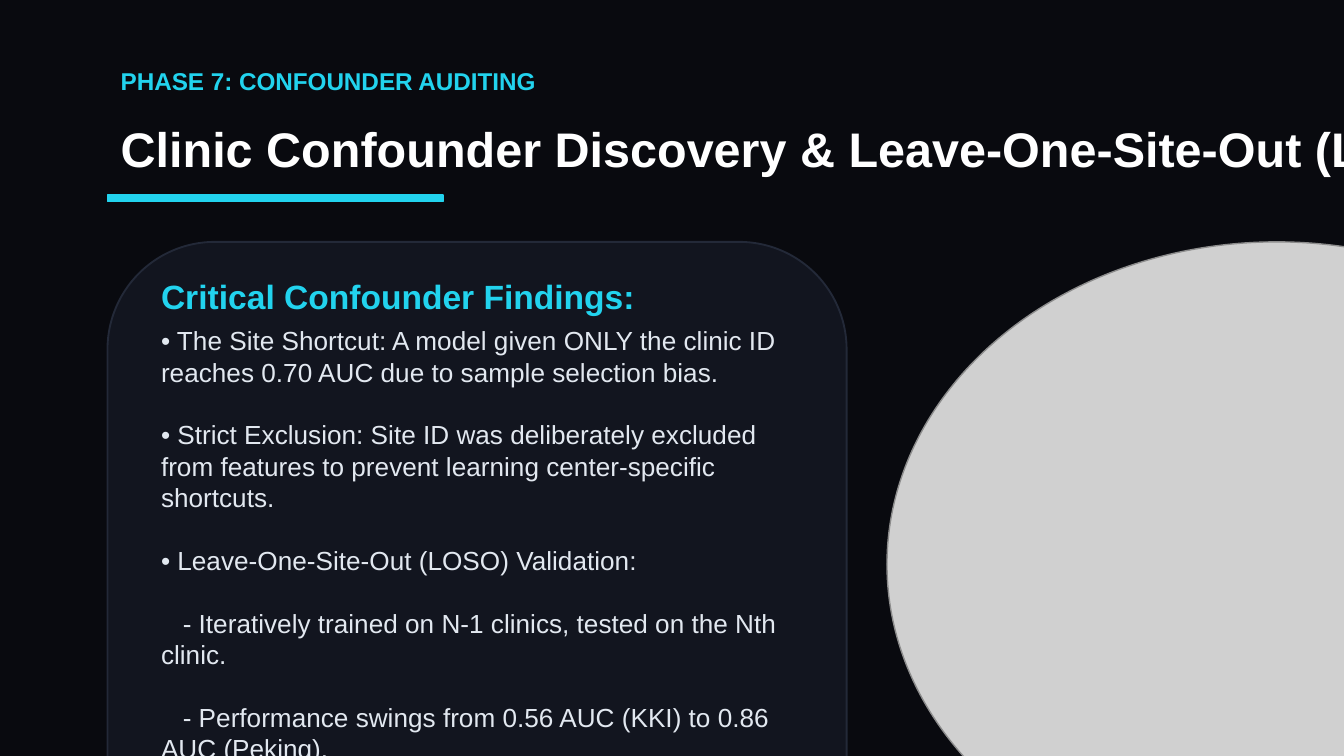
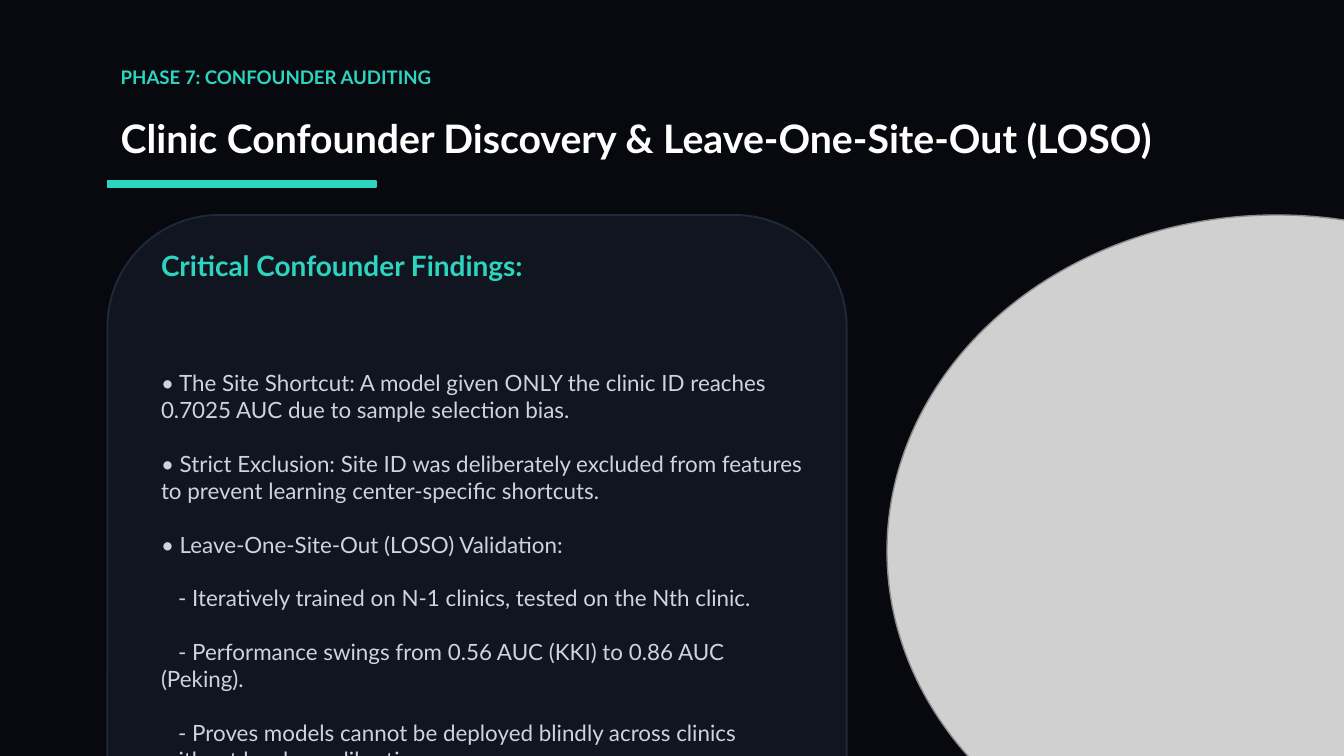
Before and after one commit to Harivaishnavi28192/NeuroADHD, a slide deck: slide 11 of reports/NeuroADHD_Presentation.pptx. Drawn at 1344x756 pixels with LibreOffice and Linux fonts; fonts in the diff are those of the drawing; grey boxes stand for pictures. Boxes give left, top, right and bottom in pixels: in the first picture for what was removed or moved away, otherwise in the second. Text is boxed around its words. In the diff, an @@ line names an element or a change of style, - is before the commit and + after.

Commit message:
Refactor presentation typography, font sizes, and minimal closing slide

```diff
--- a/reports/NeuroADHD_Presentation.pptx
+++ b/reports/NeuroADHD_Presentation.pptx
@@ background #090A0F to #07090E @@
@@ text "PHASE 7: CONFOUNDER AUDITING" at (121, 70, 432, 84): size 13 to 10 pt, font Arial to Lato, text colour #22D3EE to #2DD4BF @@
@@ text "Clinic Confounder Discovery & Leave-One-Site-Out ...": place and size @@
-text "Clinic Confounder Discovery & Leave-One-Site-Out ..." at (121, 132, 1302, 576)
+text "Clinic Confounder Discovery & Leave-One-Site-Out ..." at (121, 122, 1152, 160)
@@ text "Clinic Confounder Discovery & Leave-One-Site-Out ..." at (121, 122, 1152, 160): size 26 to 21 pt, font Arial to Lato @@
@@ rectangle: place and size @@
-rectangle at (108, 195, 444, 202)
+rectangle at (108, 181, 376, 187)
@@ rectangle at (108, 181, 376, 187): fill #22D3EE to #2DD4BF; outline #22D3EE 1 pt to #2DD4BF 1 pt @@
@@ rounded rectangle: place and size @@
-rounded rectangle at (108, 242, 847, 756)
+rounded rectangle at (108, 215, 847, 756)
@@ rounded rectangle at (108, 215, 847, 756): fill #12151F to #10151F; outline #232938 1 pt to #1E293B 1 pt @@
@@ picture: place and size @@
-picture at (887, 242, 1344, 756)
+picture at (887, 215, 1344, 756)
@@ text "Critical Confounder Findings:": place and size @@
-text "Critical Confounder Findings:" at (161, 284, 635, 315)
+text "Critical Confounder Findings:" at (161, 255, 523, 281)
@@ text "Critical Confounder Findings:" at (161, 255, 523, 281): size 18 to 15 pt, font Arial to Lato, text colour #22D3EE to #2DD4BF @@
@@ text "• The Site Shortcut: A ...": place and size @@
-text "• The Site Shortcut: A ..." at (161, 331, 776, 733)
+text "• The Site Shortcut: A ..." at (161, 374, 802, 745)
@@ text at (161, 374, 765, 422): text changed; size 14 to 12 pt; font Arial to Lato; text colour #E2E8F0 to #CBD5E1 @@
-• The Site Shortcut: A model given ONLY the clinic ID reaches 0.70 AUC due to sample selection bias.
+• The Site Shortcut: A model given ONLY the clinic ID reaches 0.7025 AUC due to sample selection bias.
@@ text at (161, 455, 802, 745): size 14 to 12 pt, font Arial to Lato, text colour #E2E8F0 to #CBD5E1 in "• Strict Exclusion: Site ID was deliberately ...", "• Leave-One-Site-Out (LOSO) Validation:", "- Iteratively trained on N-1 clinics, tested ...", "- Performance swings from 0.56 AUC (KKI) ..." and 1 more places @@
```
Also in this commit, not shown: 14 other slides changed, 1 slide added, 1 slide removed, 2 other files.
